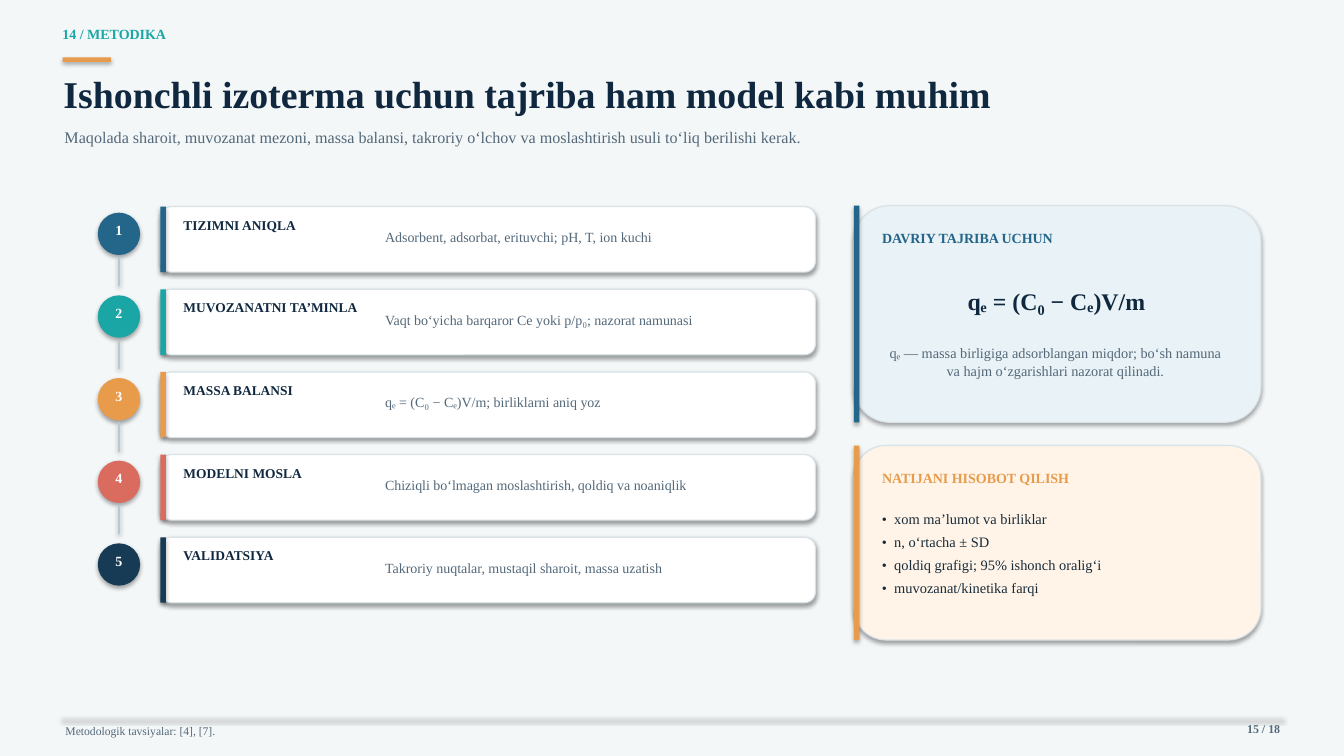
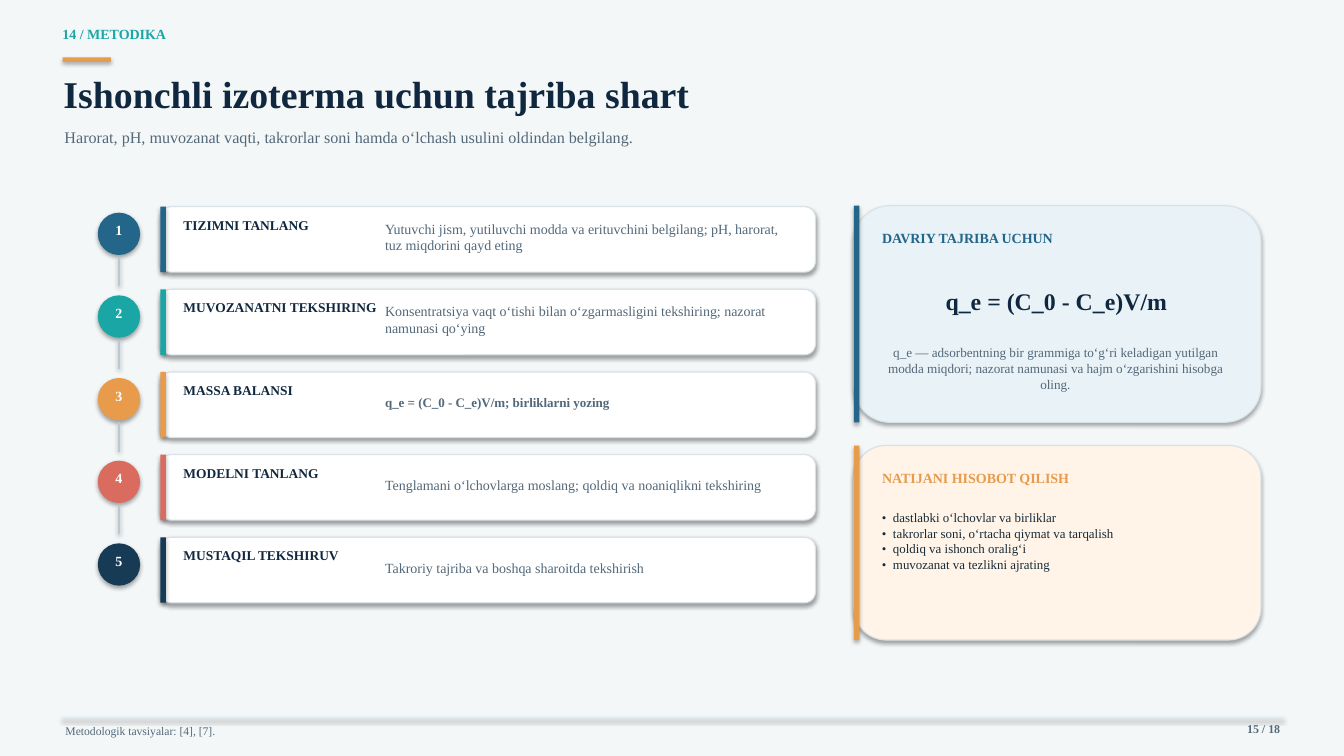
Before and after one commit to jabborovd18-collab/taqdimot-fayllari, a slide deck: slide 15 of sirt_hodisalari_adsorbsiya_ilmi.pptx. Drawn at 1344x756 pixels with LibreOffice and Linux fonts; fonts in the diff are those of the drawing. Boxes give left, top, right and bottom in pixels: in the first picture for what was removed or moved away, otherwise in the second. Text is boxed around its words. In the diff, an @@ line names an element or a change of style, - is before the commit and + after.

Commit message:
Polish Uzbek wording and formula clarity in adsorption deck

```diff
--- a/sirt_hodisalari_adsorbsiya_ilmi.pptx
+++ b/sirt_hodisalari_adsorbsiya_ilmi.pptx
@@ text at [63,81,689,116]: text changed @@
-Ishonchli izoterma uchun tajriba ham model kabi muhim
+Ishonchli izoterma uchun tajriba shart
@@ text at [64,132,633,147]: text changed @@
-Maqolada sharoit, muvozanat mezoni, massa balansi, takroriy o‘lchov va moslashtirish usuli to‘liq berilishi kerak.
+Harorat, pH, muvozanat vaqti, takrorlar soni hamda o‘lchash usulini oldindan belgilang.
@@ text at [183,221,309,230]: text changed @@
-TIZIMNI ANIQLA
+TIZIMNI TANLANG
@@ text at [385,224,778,253]: text changed @@
-Adsorbent, adsorbat, erituvchi; pH, T, ion kuchi
+Yutuvchi jism, yutiluvchi modda va erituvchini belgilang; pH, harorat, tuz miqdorini qayd eting
@@ text at [946,293,1167,315]: text changed @@
-qₑ = (C₀ − Cₑ)V/m
+q_e = (C_0 - C_e)V/m
@@ text at [183,303,377,313]: text changed @@
-MUVOZANATNI TA’MINLA
+MUVOZANATNI TEKSHIRING
@@ text at [385,306,765,336]: text changed @@
-Vaqt bo‘yicha barqaror Ce yoki p/p₀; nazorat namunasi
+Konsentratsiya vaqt o‘tishi bilan o‘zgarmasligini tekshiring; nazorat namunasi qo‘ying
@@ text at [888,348,1223,392]: text changed; size 10.2 to 9.4 pt @@
-qₑ — massa birligiga adsorblangan miqdor; bo‘sh namuna va hajm o‘zgarishlari nazorat qilinadi.
+q_e — adsorbentning bir grammiga to‘g‘ri keladigan yutilgan modda miqdori; nazorat namunasi va hajm o‘zgarishini hisobga oling.
@@ text at [385,398,609,410]: text changed; size 10 to 9.3 pt; bold on @@
-qₑ = (C₀ − Cₑ)V/m; birliklarni aniq yoz
+q_e = (C_0 - C_e)V/m; birliklarni yozing
@@ text at [183,469,318,478]: text changed @@
-MODELNI MOSLA
+MODELNI TANLANG
@@ text at [385,480,761,493]: text changed @@
-Chiziqli bo‘lmagan moslashtirish, qoldiq va noaniqlik
+Tenglamani o‘lchovlarga moslang; qoldiq va noaniqlikni tekshiring
@@ text at [893,513,1113,572]: text changed; size 10.3 to 9.2 pt @@
-• xom ma’lumot va birliklar
-• n, o‘rtacha ± SD
-• qoldiq grafigi; 95% ishonch oralig‘i
-• muvozanat/kinetika farqi
+• dastlabki o‘lchovlar va birliklar
+• takrorlar soni, o‘rtacha qiymat va tarqalish
+• qoldiq va ishonch oralig‘i
+• muvozanat va tezlikni ajrating
@@ text at [183,551,339,562]: text changed @@
-VALIDATSIYA
+MUSTAQIL TEKSHIRUV
@@ text at [385,563,644,576]: text changed @@
-Takroriy nuqtalar, mustaqil sharoit, massa uzatish
+Takroriy tajriba va boshqa sharoitda tekshirish
```
Also in this commit, not shown: 17 other slides changed.
